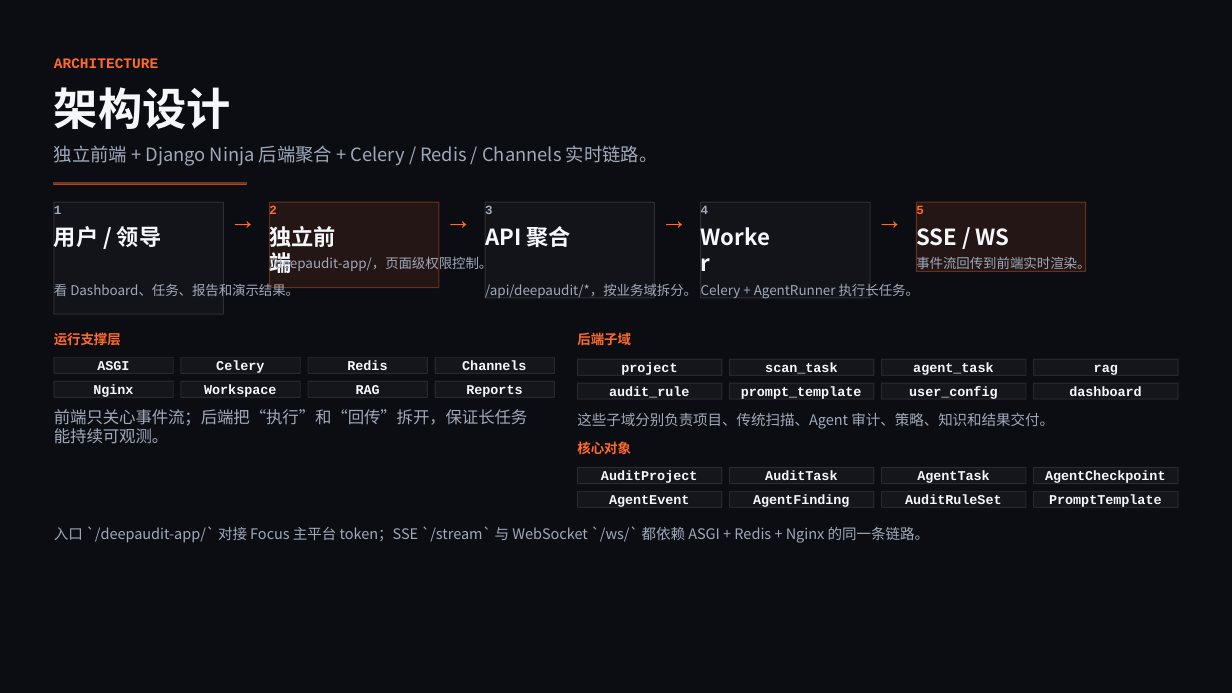
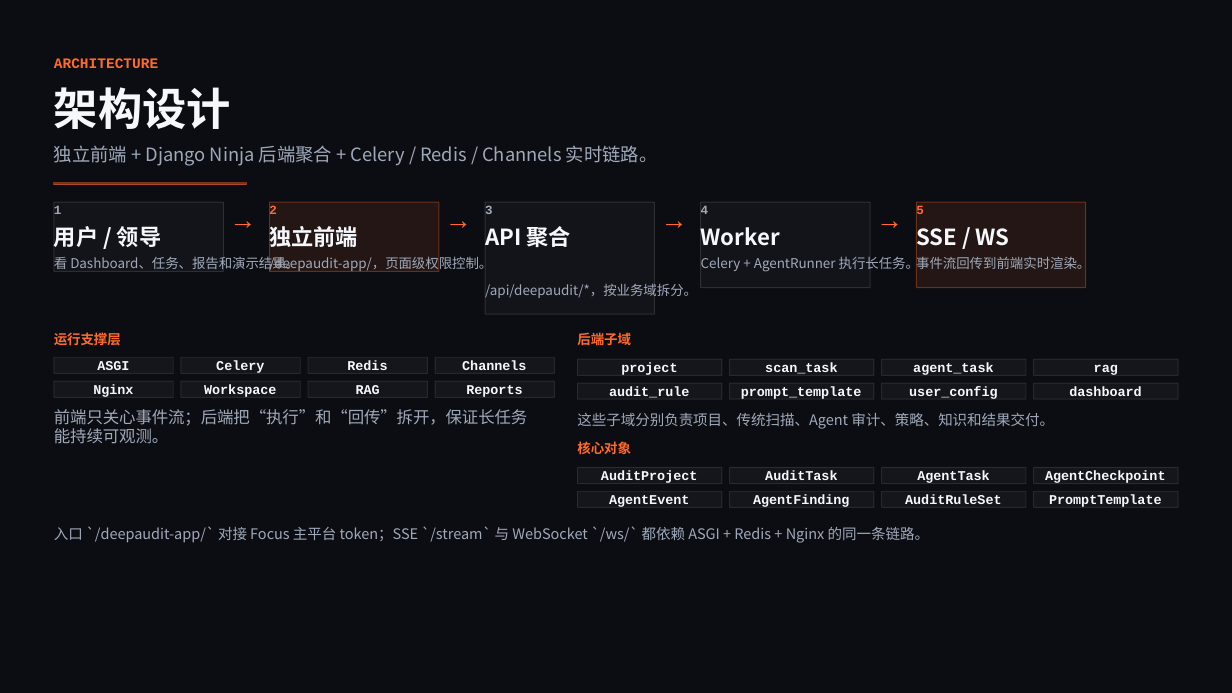
Before and after one commit to zrqg-znb/Focus_Admin, a slide deck: slide 4 of tmp/presentations/deepaudit-report/output/output.pptx. Drawn at 1232x693 pixels with LibreOffice and Linux fonts; fonts in the diff are those of the drawing. Boxes give left, top, right and bottom in pixels: in the first picture for what was removed or moved away, otherwise in the second. Text is boxed around its words. In the diff, an @@ line names an element or a change of style, - is before the commit and + after.

Commit message:
feat(agent): 添加工作区运行时元数据和日志配置优化
- 在 Agent 任务中新增 workspace_path、cache_repo 和 last_synced_at 字段
- 实现仓库运行时元数据的序列化和反序列化功能
- 优化日志配置，区分 server 和 worker 日志输出
- 更新仓库工作区准备逻辑，持久化运行时元数据
- 在前端界面显示工作区源信息和最后同步时间戳
- 改进演示文稿中的架构说明和实现方法描述
- 添加相关单元测试验证元数据序列化功能

```diff
--- a/tmp/presentations/deepaudit-report/output/output.pptx
+++ b/tmp/presentations/deepaudit-report/output/output.pptx
@@ rectangle resized from (x1=54, y1=202, x2=223, y2=314) to (x1=54, y1=202, x2=223, y2=272) @@
@@ rectangle resized from (x1=270, y1=202, x2=439, y2=288) to (x1=270, y1=202, x2=439, y2=272) @@
@@ rectangle resized from (x1=485, y1=202, x2=654, y2=299) to (x1=485, y1=202, x2=654, y2=314) @@
@@ rectangle resized from (x1=701, y1=202, x2=870, y2=299) to (x1=701, y1=202, x2=870, y2=288) @@
@@ rectangle resized from (x1=917, y1=202, x2=1086, y2=272) to (x1=917, y1=202, x2=1086, y2=288) @@
@@ text "独立前端" rewrapped from (x1=269, y1=222, x2=336, y2=277) to (x1=269, y1=222, x2=358, y2=250) @@
@@ text "Worker" rewrapped from (x1=701, y1=223, x2=776, y2=275) to (x1=701, y1=227, x2=780, y2=246) @@
@@ text "看 Dashboard、任务、报告和演示结果。" moved from (x1=54, y1=281, x2=299, y2=296) to (x1=54, y1=254, x2=299, y2=272) @@
@@ text "Celery + AgentRunner 执行长任务。" moved from (x1=701, y1=283, x2=919, y2=299) to (x1=701, y1=254, x2=919, y2=272) @@
```
Also in this commit, not shown: 11 other slides changed, 34 other files.
